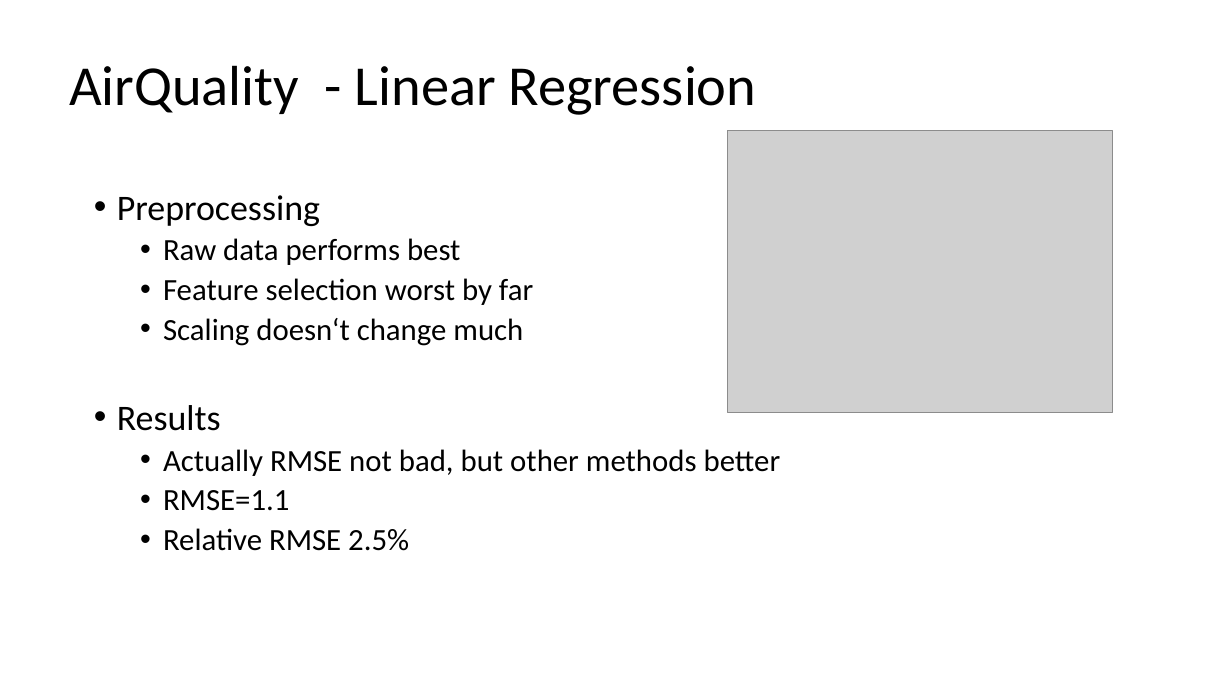
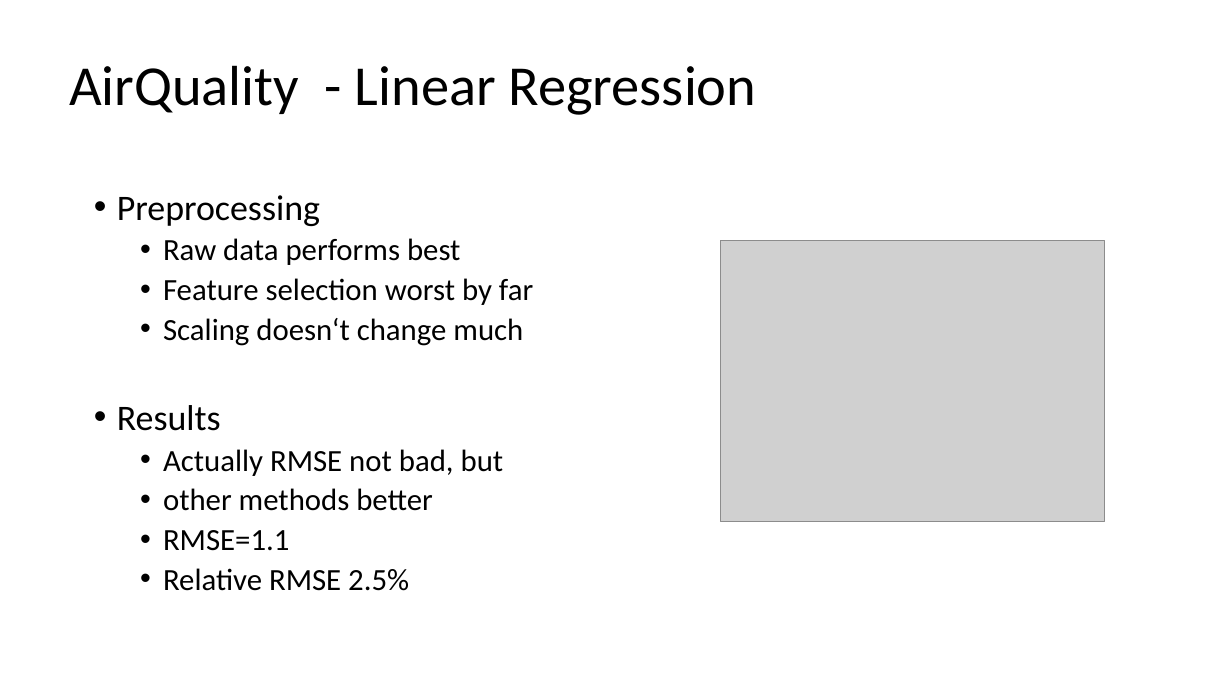
Before and after one commit to pstroppa/machine_learning, a slide deck: slide 28 of Machine_Learning_E1_o1.pptx (slide 22 before the commit). Drawn at 1232x693 pixels with LibreOffice and Linux fonts; fonts in the diff are those of the drawing; grey boxes stand for pictures; background and template pictures are left out. Boxes give left, top, right and bottom in pixels: in the first picture for what was removed or moved away, otherwise in the second. Text is boxed around its words. In the diff, an @@ line names an element or a change of style, - is before the commit and + after.

```diff
--- a/Machine_Learning_E1_o1.pptx
+++ b/Machine_Learning_E1_o1.pptx
@@ picture: place and size @@
-picture at (727,131,1112,413)
+picture at (721,240,1105,522)
@@ text at (163,449,504,511): text changed @@
-  • Actually RMSE not bad, but other methods better
+  • Actually RMSE not bad, but
+  • other methods better
```
Also in this commit, not shown: 26 other slides changed, 6 slides added, 1 other file.
